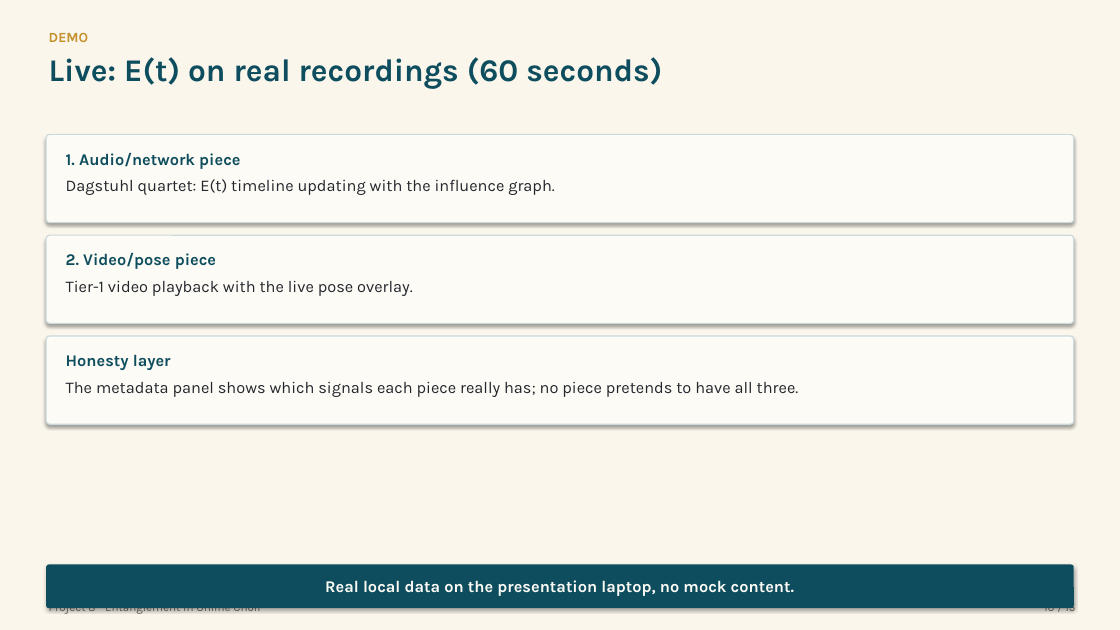
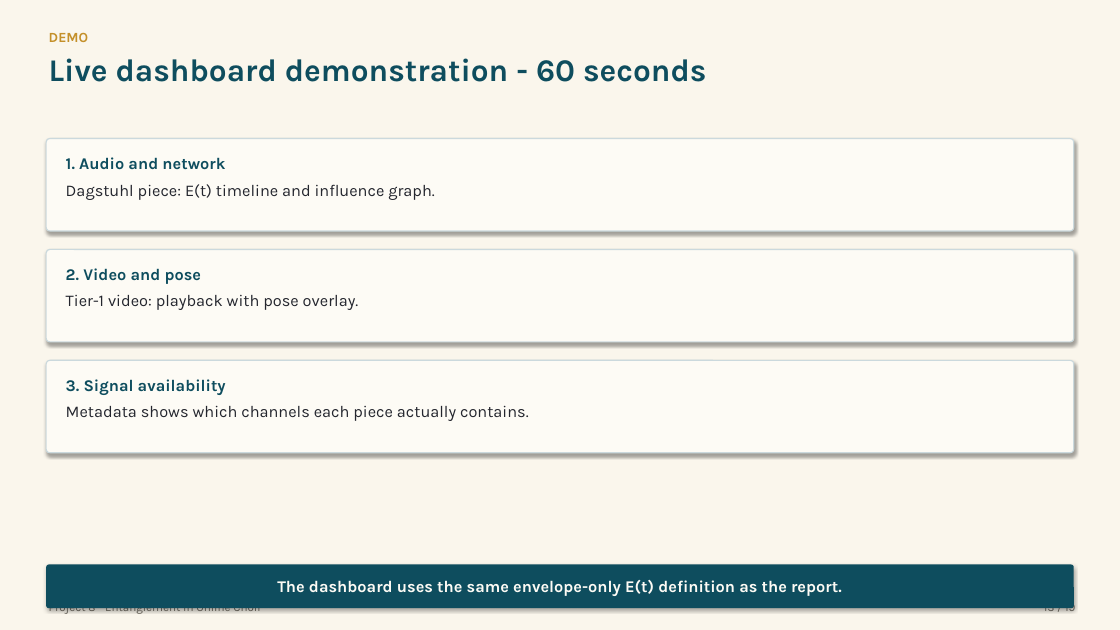
Before and after one commit to Zuraiz270/networked-choir-entanglement, a slide deck: slide 13 of output/jul23_final_presentation.pptx (slide 10 before the commit). Drawn at 1120x630 pixels with LibreOffice and Linux fonts; fonts in the diff are those of the drawing. Boxes give left, top, right and bottom in pixels: in the first picture for what was removed or moved away, otherwise in the second. Text is boxed around its words. In the diff, an @@ line names an element or a change of style, - is before the commit and + after.

Commit message:
(Fixes)Add project structure diagram and tests for dashboard and tier3 corpus figure
- Created a new SVG file for the project structure diagram.
- Added a test for the dashboard to ensure it uses the published envelope only for entanglement.
- Implemented a test for the tier3 corpus figure to verify the correct column is used for the dissociation figure.

```diff
--- a/output/jul23_final_presentation.pptx
+++ b/output/jul23_final_presentation.pptx
@@ text at (49,58,706,82): text changed @@
-Live: E(t) on real recordings (60 seconds)
+Live dashboard demonstration - 60 seconds
@@ rounded rectangle "1. Audio and network": place and size @@
-rounded rectangle "1. Audio and network" at (46,134,1074,223)
+rounded rectangle "1. Audio and network" at (46,139,1074,231)
@@ text in rounded rectangle at (66,157,434,200): text changed @@
-1. Audio/network piece
-Dagstuhl quartet: E(t) timeline updating with the influence graph.
+1. Audio and network
+Dagstuhl piece: E(t) timeline and influence graph.
@@ rounded rectangle "2. Video and pose": place and size @@
-rounded rectangle "2. Video and pose" at (46,235,1074,323)
+rounded rectangle "2. Video and pose" at (46,250,1074,342)
@@ text in rounded rectangle at (66,268,359,310): text changed @@
-2. Video/pose piece
-Tier-1 video playback with the live pose overlay.
+2. Video and pose
+Tier-1 video: playback with pose overlay.
@@ rounded rectangle "3. Signal availability": place and size @@
-rounded rectangle "3. Signal availability" at (46,336,1074,424)
+rounded rectangle "3. Signal availability" at (46,360,1074,453)
@@ text in rounded rectangle at (66,379,529,421): text changed @@
-Honesty layer
-The metadata panel shows which signals each piece really has; no piece pretends to have all three.
+3. Signal availability
+Metadata shows which channels each piece actually contains.
@@ text in rounded rectangle at (277,580,842,596): text changed @@
-Real local data on the presentation laptop, no mock content.
+The dashboard uses the same envelope-only E(t) definition as the report.
```
Also in this commit, not shown: 8 other slides changed, 10 slides added, 6 slides removed, 18 other files.
